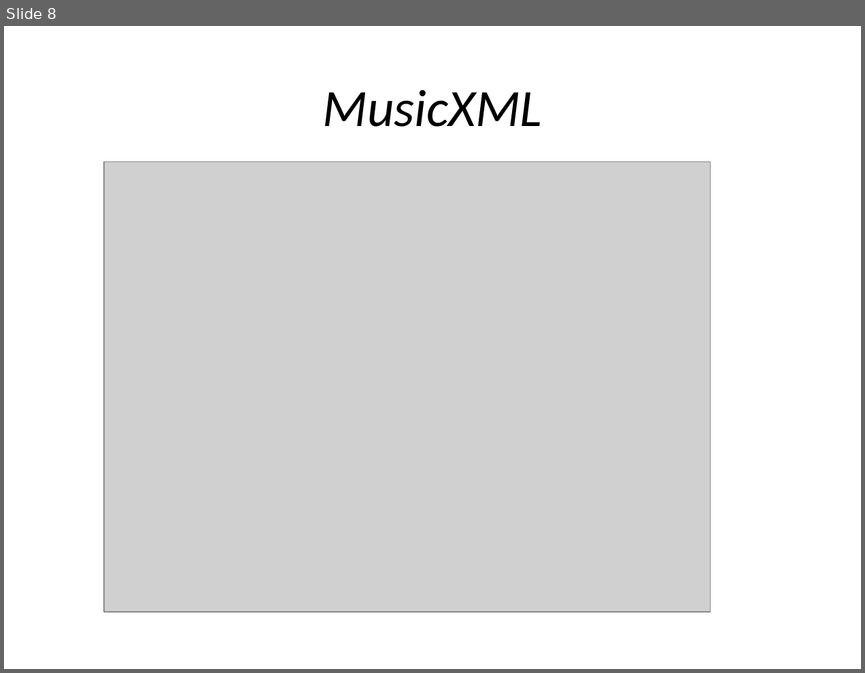
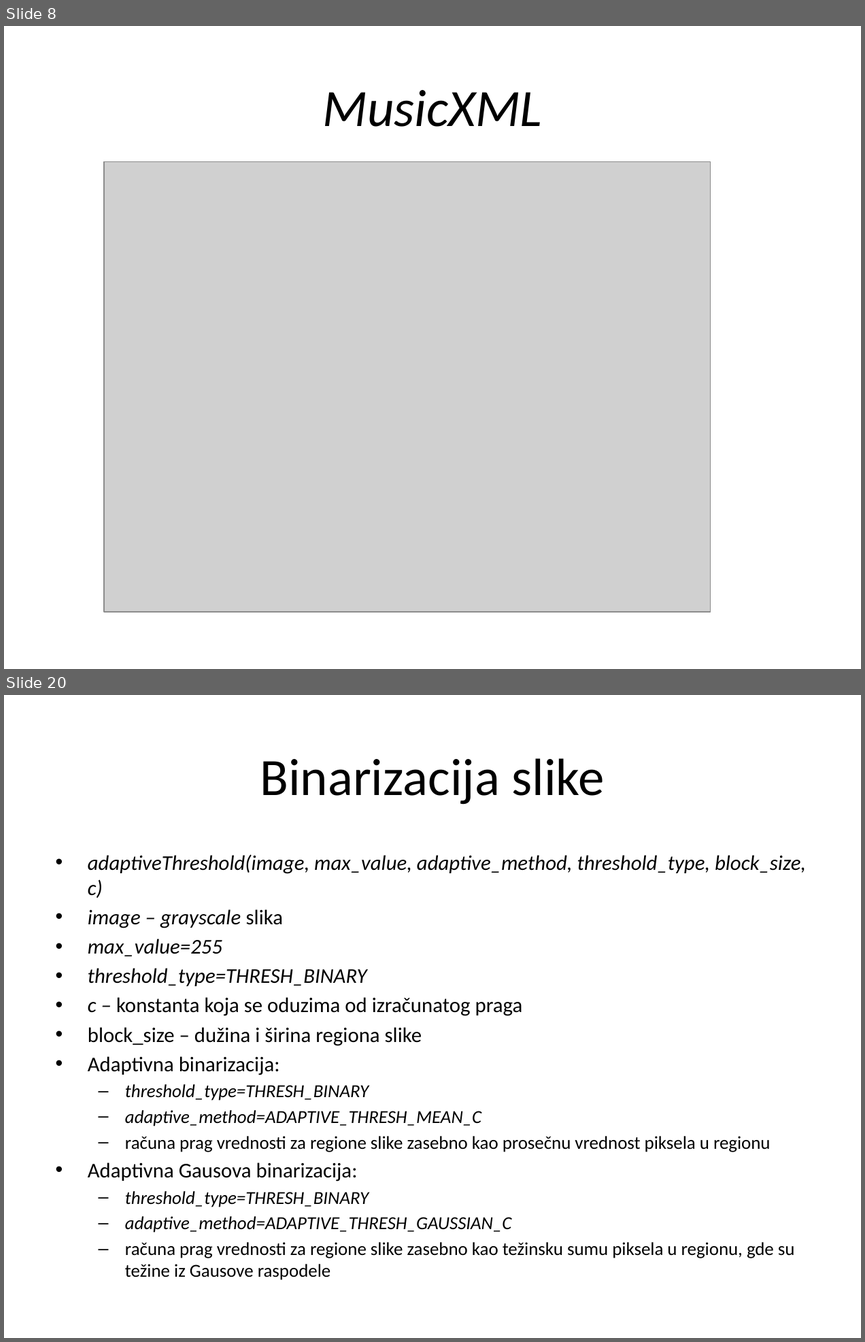
Before and after one commit to MilanRadeta/MusicReader, a slide deck: SoftProjekat.pptx. Shown one above the other, each under a label of ours: slide 8 before the commit, slides 8 and 20 after it; the slides between them are not shown. The pictures are 865x673 and 865x1342 pixels, drawn with LibreOffice and Linux fonts; fonts in the diff are those of the drawing; grey boxes stand for pictures. Boxes give left, top, right and bottom in pixels: in the first picture for what was removed or moved away, otherwise in the second. Text is boxed around its words. In the diff, an @@ line names an element or a change of style, - is before the commit and + after.

Commit message:
Presentation Testing Minor fixes Templates Test Images

```diff
--- a/SoftProjekat.pptx
+++ b/SoftProjekat.pptx
@@ slide 20 added at bbox=[4, 695, 861, 1338], background #FFFFFF @@
@@ title added at bbox=[260, 758, 604, 804], 44 pt, text #000000 @@
+Binarizacija slike
@@ text added at bbox=[88, 854, 806, 1280], 15.4 pt, text #000000 @@
+• adaptiveThreshold(image, max_value, adaptive_method, threshold_type, block_size, c)
+• image – grayscale slika
+• max_value=255
+• threshold_type=THRESH_BINARY
+• c – konstanta koja se oduzima od izračunatog praga
+• block_size – dužina i širina regiona slike
+• Adaptivna binarizacija:
+  – threshold_type=THRESH_BINARY
+  – adaptive_method=ADAPTIVE_THRESH_MEAN_C
+  – računa prag vrednosti za regione slike zasebno kao prosečnu vrednost piksela u regionu
+• Adaptivna Gausova binarizacija:
+  – threshold_type=THRESH_BINARY
+  – adaptive_method=ADAPTIVE_THRESH_GAUSSIAN_C
+  – računa prag vrednosti za regione slike zasebno kao težinsku sumu piksela u regionu, gde su težine iz Gausove raspodele
```
Also in this commit, not shown: 6 slides changed, 94 other slides added, 6 slides removed, 22 other files.
